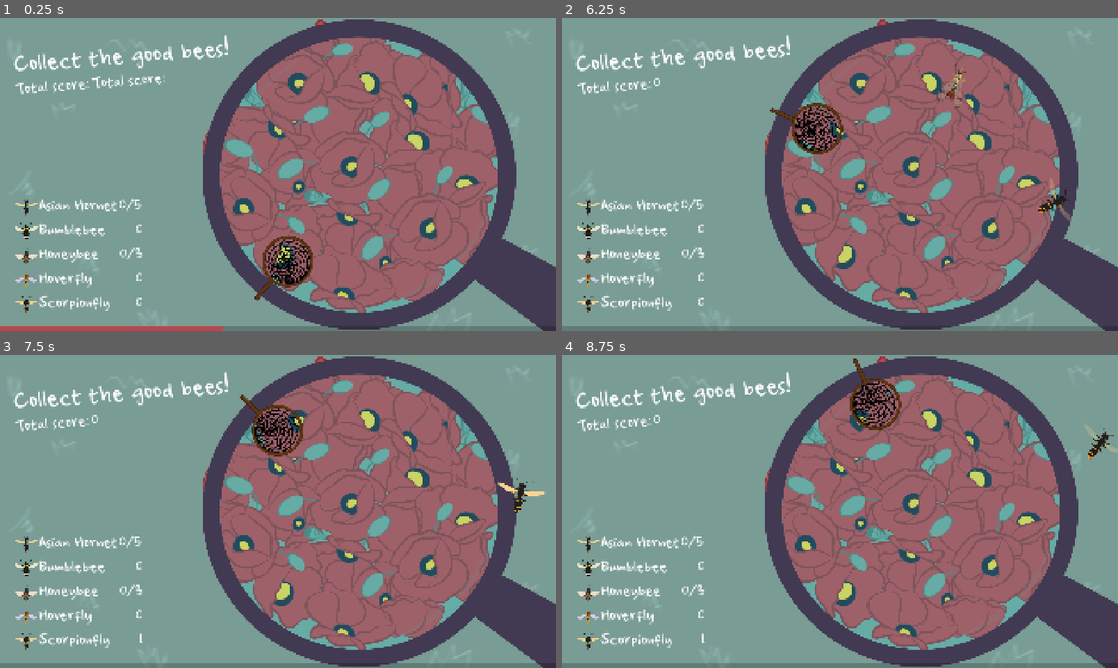
Above: before the commit, frames 1-4 (two rows, left to right).
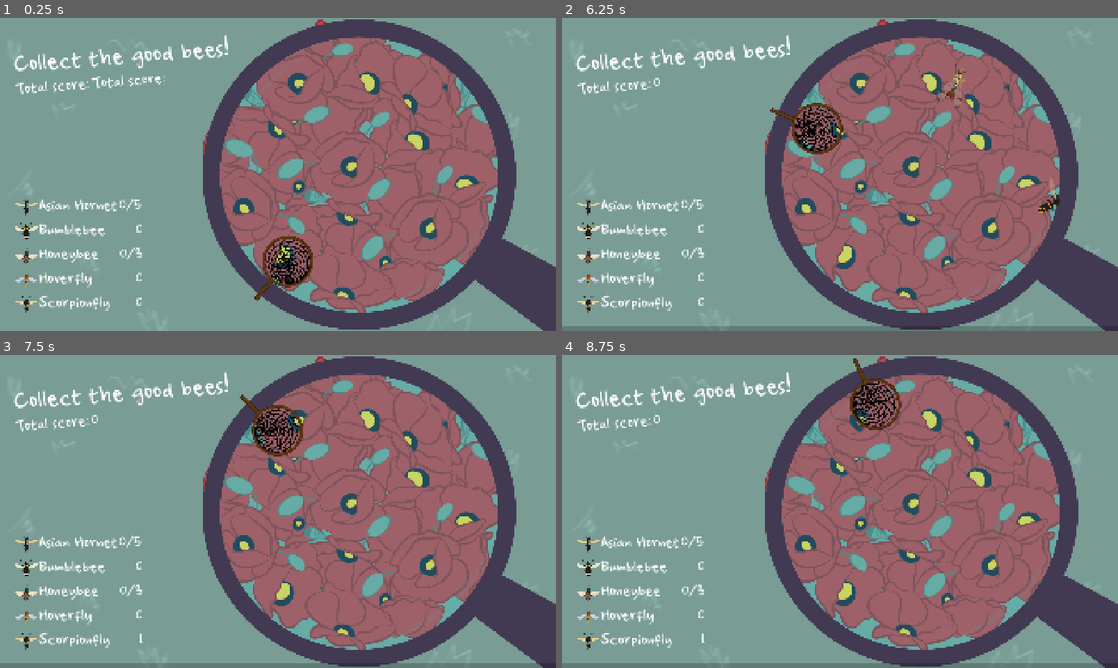
Above: after the commit, the same moments.

Repository: Trickylady/chad
Game: Godot game, scene res://arcade game/arcade2/arcade_2.tscn
Two runs of this game, one before a commit and one after it. Both use one fixed random seed, a clock stepped at 60 frames per second and the inputs below. This scene is started directly instead of the project's main scene. Sound files missing from this copy of the repository are replaced by a short silence.
Inputs (mouse positions are in pixels of both pictures, inside the frame that each line leads up to):
- Up to frame 1 (0.25 s): no input
- Up to frame 2 (6.25 s): move the mouse to (962, 158) at 0.52 s; move the mouse to (728, 190) at 1.27 s; move the mouse to (895, 105) at 2.02 s; move the mouse to (812, 237) at 2.77 s; move the mouse to (1006, 221) at 3.52 s; move the mouse to (673, 127) at 4.27 s; move the mouse to (867, 174) at 5.02 s; move the mouse to (756, 96) at 5.77 s
- Up to frame 3 (7.5 s): move the mouse to (400, 495) at 6.52 s; move the mouse to (166, 527) at 7.27 s
- Up to frame 4 (8.75 s): move the mouse to (895, 442) at 8.02 s

The runs differ from the first frame. In frame 1, 1.4% of the frame differs, in the area x 0-98%, y 98-100%; in frame 2, less than 0.1%; in frame 3, 0.2%; in frame 4, 0.2%.

Commit message:
Arcade clipping and small fixes

Diff:
--- a/arcade game/arcade2/arcade_2.tscn
+++ b/arcade game/arcade2/arcade_2.tscn
@@ -17,6 +17,14 @@
 [ext_resource type="Texture2D" uid="uid://b0l3byfpy82u5" path="res://arcade game/arcade2/imgarcade2/hoverflyB.png" id="12_p7eox"]
 [ext_resource type="Texture2D" uid="uid://cxnd1akp5k8f5" path="res://arcade game/arcade2/imgarcade2/AsianhornetA.png" id="12_xikv6"]
 
+[sub_resource type="StyleBoxFlat" id="StyleBoxFlat_q5rnw"]
+bg_color = Color(0.14901961, 0.36862746, 1, 1)
+corner_radius_top_left = 800
+corner_radius_top_right = 800
+corner_radius_bottom_right = 800
+corner_radius_bottom_left = 800
+corner_detail = 16
+
 [sub_resource type="StyleBoxFlat" id="StyleBoxFlat_8mt0l"]
 bg_color = Color(0, 0, 0, 0.20784314)
 
@@ -31,6 +39,9 @@
 grow_horizontal = 2
 grow_vertical = 2
 script = ExtResource("1_firqu")
+game_number = null
+voice_line_path = null
+turn_speed = null
 metadata/_edit_lock_ = true
 
 [node name="Background" type="TextureRect" parent="." unique_id=505753509]
@@ -55,7 +66,17 @@
 offset_bottom = 1475.0
 texture = ExtResource("9_xikv6")
 
+[node name="PanelClip" type="Panel" parent="." unique_id=180829912]
+visible = false
+layout_mode = 0
+offset_left = 757.0
+offset_top = 64.0
+offset_right = 1727.0
+offset_bottom = 1015.0
+theme_override_styles/panel = SubResource("StyleBoxFlat_q5rnw")
+
 [node name="CatcherCenter" type="Node2D" parent="." unique_id=331329970]
+unique_name_in_owner = true
 position = Vector2(1252, 533)
 
 [node name="Net" parent="CatcherCenter" unique_id=202932209 instance=ExtResource("4_lh2y3")]
--- a/arcade game/arcade2/obj/asianhornet.tscn
+++ b/arcade game/arcade2/obj/asianhornet.tscn
@@ -33,3 +33,6 @@
 animation = &"asianhornetmove"
 autoplay = "asianhornetmove"
 frame_progress = 0.9696027
+
+[node name="VisibleOnScreenNotifier2D" type="VisibleOnScreenNotifier2D" parent="." unique_id=1811454717]
+rect = Rect2(-86, -86, 172, 172)
--- a/arcade game/arcade2/obj/bumblebee.tscn
+++ b/arcade game/arcade2/obj/bumblebee.tscn
@@ -33,3 +33,6 @@
 
 [node name="CollisionShape2D" type="CollisionShape2D" parent="." unique_id=535527311]
 shape = SubResource("CircleShape2D_qxlbe")
+
+[node name="VisibleOnScreenNotifier2D" type="VisibleOnScreenNotifier2D" parent="." unique_id=1379811938]
+rect = Rect2(-86, -86, 172, 172)
--- a/arcade game/arcade2/obj/honeybee.tscn
+++ b/arcade game/arcade2/obj/honeybee.tscn
@@ -33,3 +33,6 @@
 
 [node name="CollisionShape2D" type="CollisionShape2D" parent="." unique_id=553408696]
 shape = SubResource("CircleShape2D_c2frm")
+
+[node name="VisibleOnScreenNotifier2D" type="VisibleOnScreenNotifier2D" parent="." unique_id=1167272156]
+rect = Rect2(-86, -86, 172, 172)
--- a/arcade game/arcade2/obj/hoverfly.tscn
+++ b/arcade game/arcade2/obj/hoverfly.tscn
@@ -33,3 +33,6 @@
 
 [node name="CollisionShape2D" type="CollisionShape2D" parent="." unique_id=1370389623]
 shape = SubResource("CircleShape2D_61rmc")
+
+[node name="VisibleOnScreenNotifier2D" type="VisibleOnScreenNotifier2D" parent="." unique_id=767158699]
+rect = Rect2(-86, -86, 172, 172)
--- a/arcade game/arcade2/obj/scorpionfly.tscn
+++ b/arcade game/arcade2/obj/scorpionfly.tscn
@@ -33,3 +33,6 @@
 
 [node name="CollisionShape2D" type="CollisionShape2D" parent="." unique_id=309422714]
 shape = SubResource("CircleShape2D_dacw8")
+
+[node name="VisibleOnScreenNotifier2D" type="VisibleOnScreenNotifier2D" parent="." unique_id=1077862224]
+rect = Rect2(-86, -86, 172, 172)
--- a/arcade game/common/popup_label.gd
+++ b/arcade game/common/popup_label.gd
@@ -3,10 +3,11 @@
 
 var text: String
 var duration: float = 0.7 # seconds
-
+var modulate_color: Color
 
 func _ready() -> void:
 	$Label.text = text
+	$Label.modulate = modulate_color
 	$Label.modulate.a = 0.0
 	var tween: Tween = create_tween()
 	tween.set_ease(Tween.EASE_OUT)
--- a/arcade game/common/popup_label.tscn
+++ b/arcade game/common/popup_label.tscn
@@ -3,7 +3,7 @@
 [ext_resource type="Script" uid="uid://chthk1v4f804c" path="res://arcade game/common/popup_label.gd" id="1_xnk00"]
 
 [sub_resource type="LabelSettings" id="LabelSettings_5hxuf"]
-font_size = 42
+font_size = 60
 outline_size = 10
 outline_color = Color(0, 0, 0, 1)
 
--- a/scripts/ArcadeGame.gd
+++ b/scripts/ArcadeGame.gd
@@ -7,12 +7,13 @@
 @export var turn_speed: float = 5.0
 
 
-@onready var catcher_center: Node2D = $CatcherCenter
+@onready var catcher_center: Node2D = %CatcherCenter
 @onready var to_collect_container: VBoxContainer = %ToCollectContainer
 @onready var score_number: RichTextLabel = %ScoreNumber
 @onready var voice: AudioStreamPlayer = $Voice
 @onready var music: AudioStreamPlayer = $Music
 @onready var progress_bar: ProgressBar = $ProgressBar
+@onready var panel_clip: Panel = $PanelClip
 
 var is_started: bool
 var points: int: set = _set_points
@@ -28,13 +29,16 @@
 
 
 func _ready() -> void:
+	panel_clip.clip_children = CanvasItem.CLIP_CHILDREN_ONLY
+	panel_clip.visible = true
 	_catcher = catcher_center.get_child(0)
 	_catcher_initial_angle = _catcher.position.angle()
 	_catcher.obj_collected.connect(_on_catcher_obj_collected)
 	music.finished.connect(_on_music_finished)
 	_music_duration = music.stream.get_length()
+	_entries = to_collect_container.get_children()
 
-	_entries = to_collect_container.get_children()
+	progress_bar.hide()
 
 	if _music_duration and not _to_be_spawned_ids.is_empty():
 		_spawn_interval = _music_duration / _to_be_spawned_ids.size()
@@ -45,16 +49,22 @@
 
 func _start() -> void:
 	if voice.stream:
-		voice.finished.connect(_start_spawn)
+		voice.finished.connect(restart)
 		_music_duration = voice.stream.get_length()
 	else:
 		await get_tree().create_timer(3.0).timeout
-		_start_spawn()
+		restart()
+
+
+func restart() -> void:
+	progress_bar.visible = _music_duration != 0.0
 	progress_bar.value = 0.0
+	points = 0
+	music.play()
+	_start_spawn()
 
 
 func _start_spawn() -> void:
-	points = 0
 	for entry: ToCollectEntry in _entries:
 		entry.reset_count()
 
@@ -76,7 +86,8 @@
 	_process_catcher_rotation(delta)
 	if is_started:
 		_process_spawn(delta)
-		progress_bar.value = music.get_playback_position() / _music_duration
+		if _music_duration:
+			progress_bar.value = music.get_playback_position() / float(_music_duration)
 
 
 func _process_catcher_rotation(delta: float) -> void:
@@ -105,16 +116,17 @@
 
 	var new_obj: ArcadeObj = scene_pack.instantiate()
 	new_obj.idx = entry.idx
-	new_obj.position = catcher_center.global_position
 	new_obj.rotation = randf() * TAU
 
-	add_child(new_obj)
+	panel_clip.add_child(new_obj)
+	new_obj.global_position = catcher_center.global_position
 
 
-func _popup_label(label_text: String, pos: Vector2) -> void:
+func _popup_label(label_text: String, pos: Vector2, col: Color) -> void:
 	if not label_text: return
 	var popup_label: PopupLabel = preload("uid://cl6d772vmnfmu").instantiate()
 	popup_label.text = label_text
+	popup_label.modulate_color = col
 	popup_label.position = pos
 	popup_label.rotation = randf_range(-0.1, 0.1) * PI/2.0
 	add_child(popup_label)
@@ -139,7 +151,8 @@
 	points += entry.points_given
 
 	var points_text: String = "%d" % entry.points_given
-	_popup_label(points_text, obj.global_position)
+	var label_col: Color = Color(0.0, 0.773, 0.213, 1.0) if entry.points_given >= 0 else Color(0.839, 0.0, 0.114, 1.0)
+	_popup_label(points_text, obj.global_position, label_col)
 	_catcher.pulse(entry.good_to_collect)
 	obj.queue_free()
 
--- a/scripts/ArcadeObj.gd
+++ b/scripts/ArcadeObj.gd
@@ -4,6 +4,9 @@
 @export var forward_direction: Vector2 = Vector2.UP
 @export var speed: float = 150.0 #px/s
 @export var sway_multiplier: float = 1.0
+
+
+@onready var visible_on_screen_notifier_2d: VisibleOnScreenNotifier2D = $VisibleOnScreenNotifier2D
 
 var idx: int
 
@@ -12,6 +15,7 @@
 
 
 func _ready() -> void:
+	visible_on_screen_notifier_2d.screen_exited.connect(queue_free)
 	_initial_rotation = randf() * TAU
 
 
